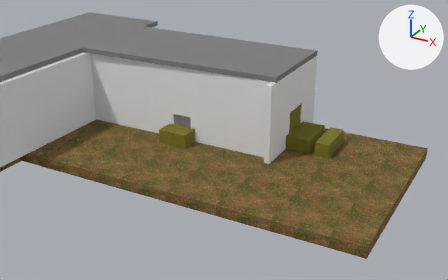
The OBJ model GameData/maps/demo.obj, before and after one commit.
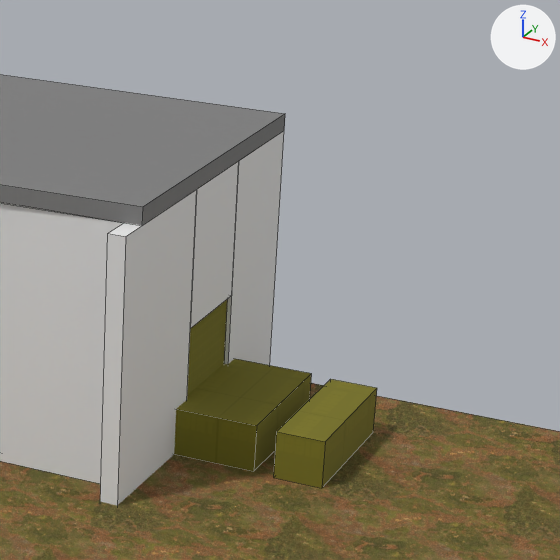
There are two pictures of each version: one from a 50 mm camera at (1413.0, -1105.0, 797.0) aimed at (576.0, 417.0, 36.0), one close up on the part from 52% to 89% of the width and 6% to 64% of the height. Lighting does not change. The marker at upper right points along +X, +Y and +Z. The close-ups show mesh edges as thin lines. Where no turn or scale is listed for an object, it has been applied to the vertices.

Names of what the first close-up shows: 'entity0_brush17', 'entity0_brush18', 'entity0_brush19', 'entity0_brush5', 'entity0_brush7', 'entity0_brush8', 'entity15_brush0', 'entity16_brush0', 'entity28_brush0'.
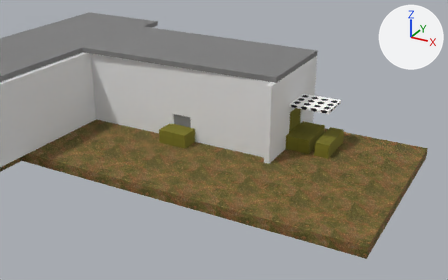
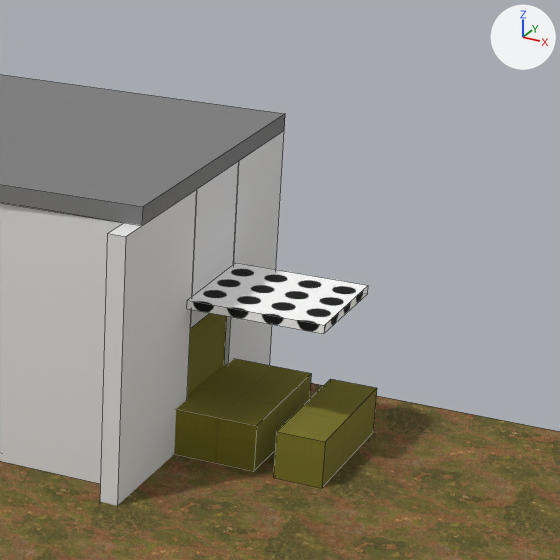
Changed parts and their boxes (x1, y1, x2, y2) in the close-ups (560 x 560 px):
'entity0_brush20', added: after (187, 263, 368, 334)

Patch to the scene script:
```diff
--- a/GameData/maps/demo.obj.py
+++ b/GameData/maps/demo.obj.py
@@ img_hole_t_png @@
+img_hole_t_png = load_image('hole_t.png', '../textures/brushes/hole_t.png', 64, 64, 'sRGB')
@@ mat_brushes_hole_t @@
+mat_brushes_hole_t = principled_material('brushes/hole_t')
+mat_brushes_hole_t.texture = img_hole_t_png
+mat_brushes_hole_t.roughness = 1.0
@@ me_entity0_brush20 @@
+me_entity0_brush20.from_pydata(...)  # a box spanning x 736.0..862.0, y 534.0..646.0, z 134.0..142.0
+me_entity0_brush20.materials.append(mat_brushes_hole_t)  # picture img_hole_t_png
@@ ob_entity0_brush20 @@
+ob_entity0_brush20 = bpy.data.objects.new('entity0_brush20', me_entity0_brush20)
+ob_entity0_brush20.location = (0.0, 0.0, 0.0)
```
